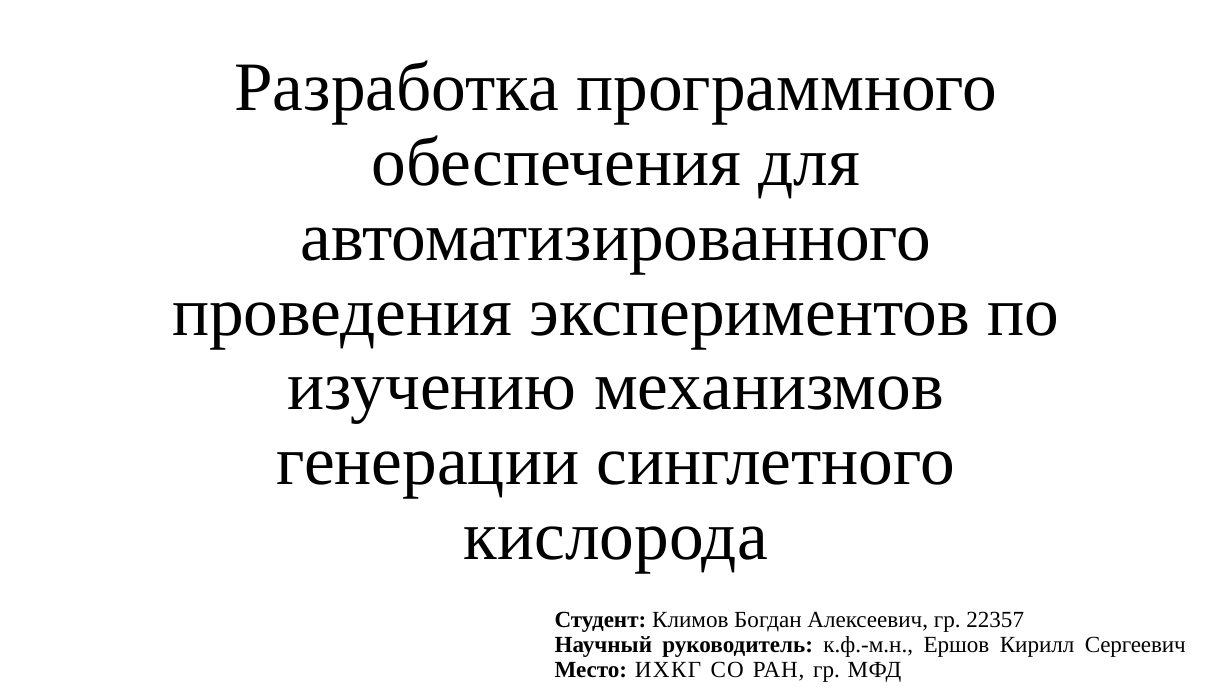
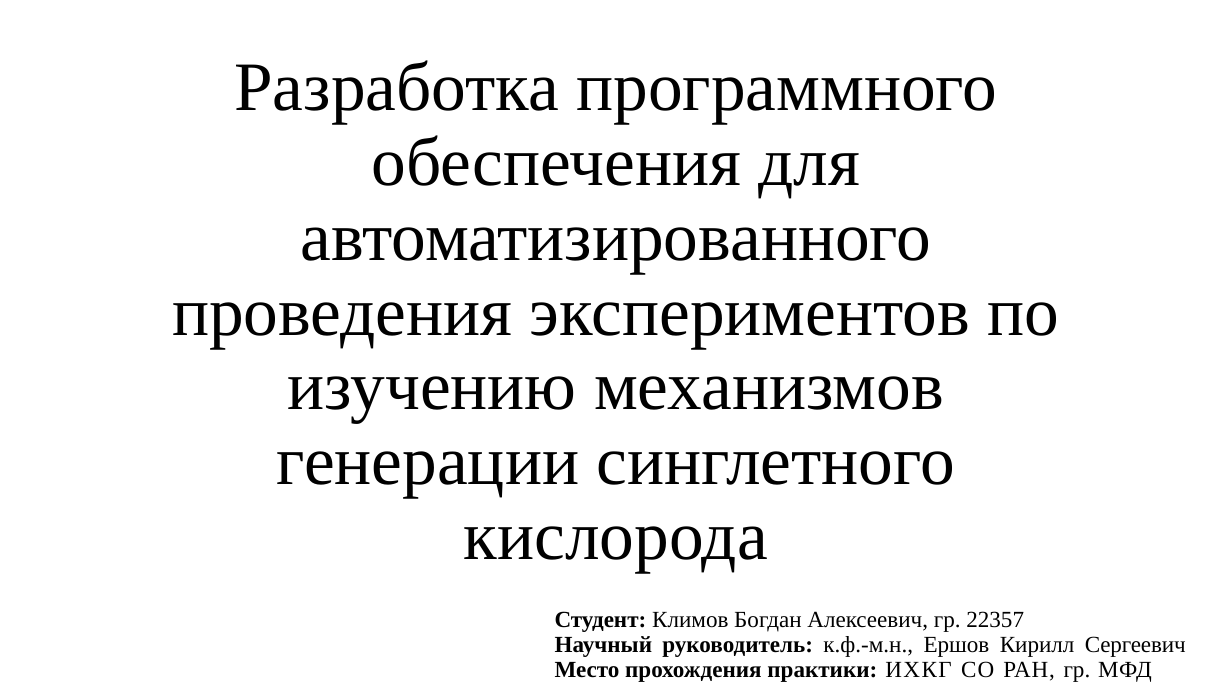
Before and after one commit to KeroDeep/Education, a slide deck: slide 13 of Novosibirsk_State_University/Дипломная работа/Зачет.pptx (slide 12 before the commit). Drawn at 1232x693 pixels with LibreOffice and Linux fonts; fonts in the diff are those of the drawing. Boxes give left, top, right and bottom in pixels: in the first picture for what was removed or moved away, otherwise in the second. Text is boxed around its words. In the diff, an @@ line names an element or a change of style, - is before the commit and + after.

```diff
--- a/Novosibirsk_State_University/Дипломная работа/Зачет.pptx
+++ b/Novosibirsk_State_University/Дипломная работа/Зачет.pptx
@@ subtitle at (555, 661, 1152, 682): text changed; bold on @@
-Место: ИХКГ СО РАН, гр. МФД
+Место прохождения практики: ИХКГ СО РАН, гр. МФД
```
Also in this commit, not shown: 7 other slides changed, 1 slide added, 15 other files.
